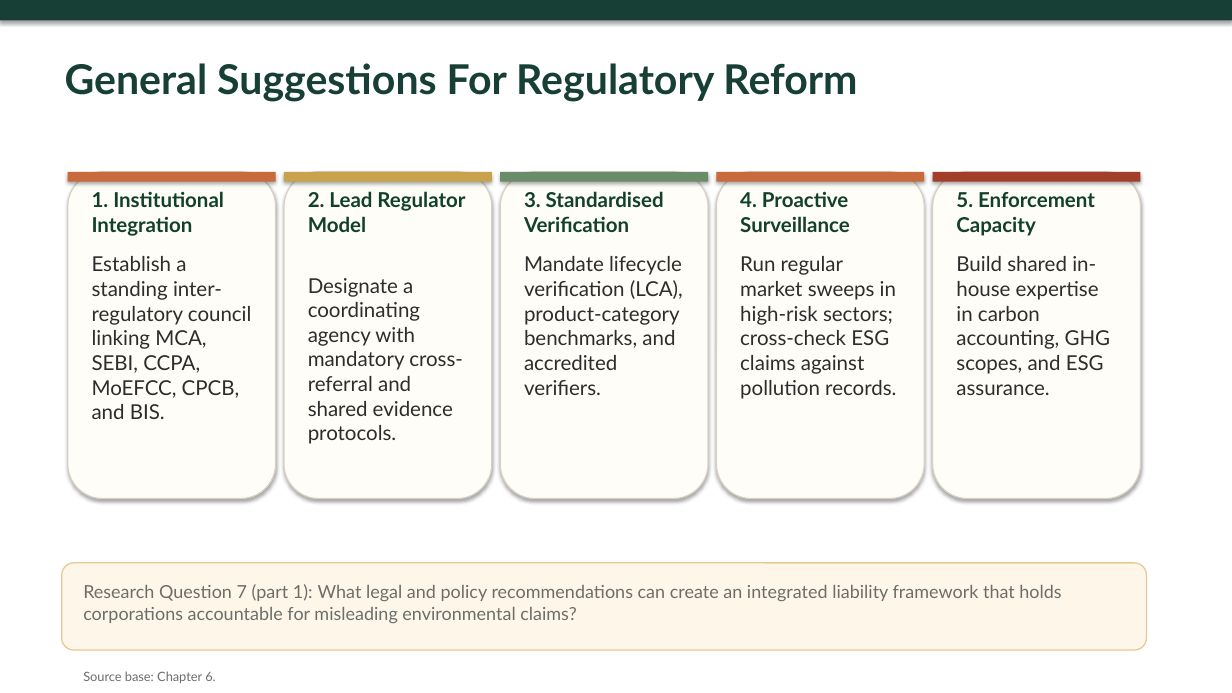
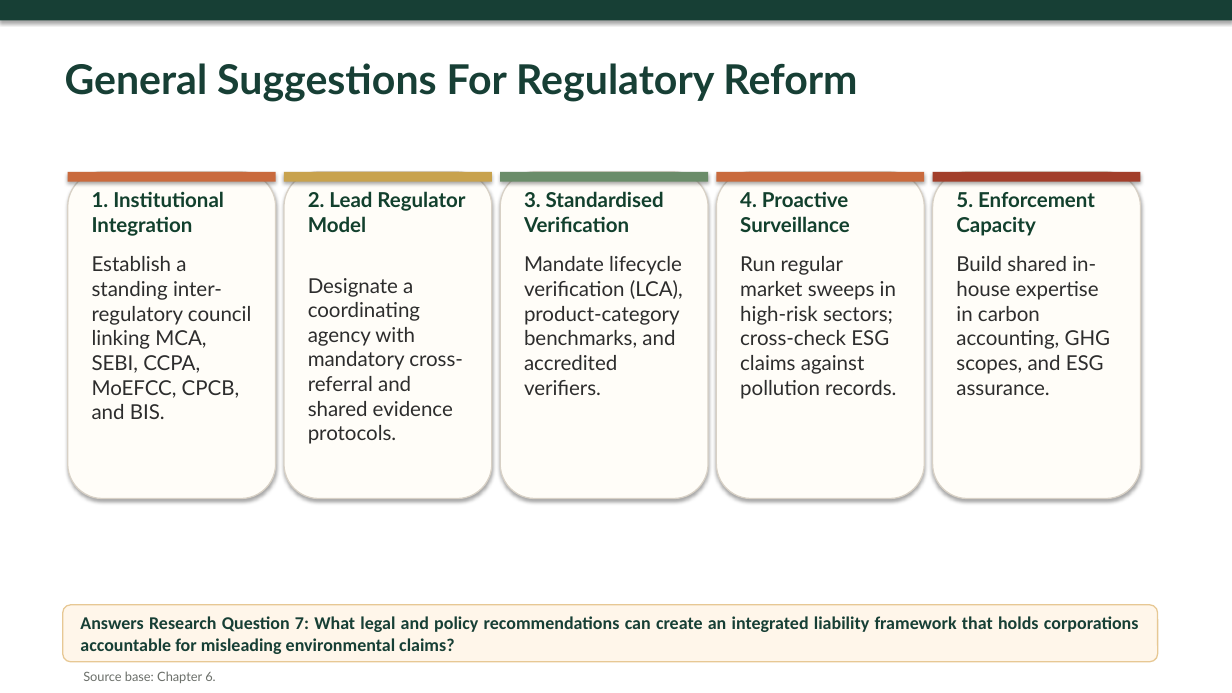
Before and after one commit to atul516/Final-VIva, a slide deck: slide 22 of Thesis Defence Presentation Final.pptx. Drawn at 1232x693 pixels with LibreOffice and Linux fonts; fonts in the diff are those of the drawing. Boxes give left, top, right and bottom in pixels: in the first picture for what was removed or moved away, otherwise in the second. Text is boxed around its words. In the diff, an @@ line names an element or a change of style, - is before the commit and + after.

```diff
--- a/Thesis Defence Presentation Final.pptx
+++ b/Thesis Defence Presentation Final.pptx
@@ rounded rectangle: place and size @@
-rounded rectangle at box(62, 563, 1147, 650)
+rounded rectangle at box(63, 605, 1158, 663)
@@ text "Answers Research Question 7: What ..." at box(80, 616, 1139, 654): vertical alignment top to middle @@
@@ text at box(80, 616, 1139, 654): text changed; font Lato to Calibri; text colour #6B6F6A to #173F35; bold on @@
-Research Question 7 (part 1): What legal and policy recommendations can create an integrated liability framework that holds corporations accountable for misleading environmental claims?
+Answers Research Question 7: What legal and policy recommendations can create an integrated liability framework that holds corporations accountable for misleading environmental claims?
```
Also in this commit, not shown: 8 other slides changed.
